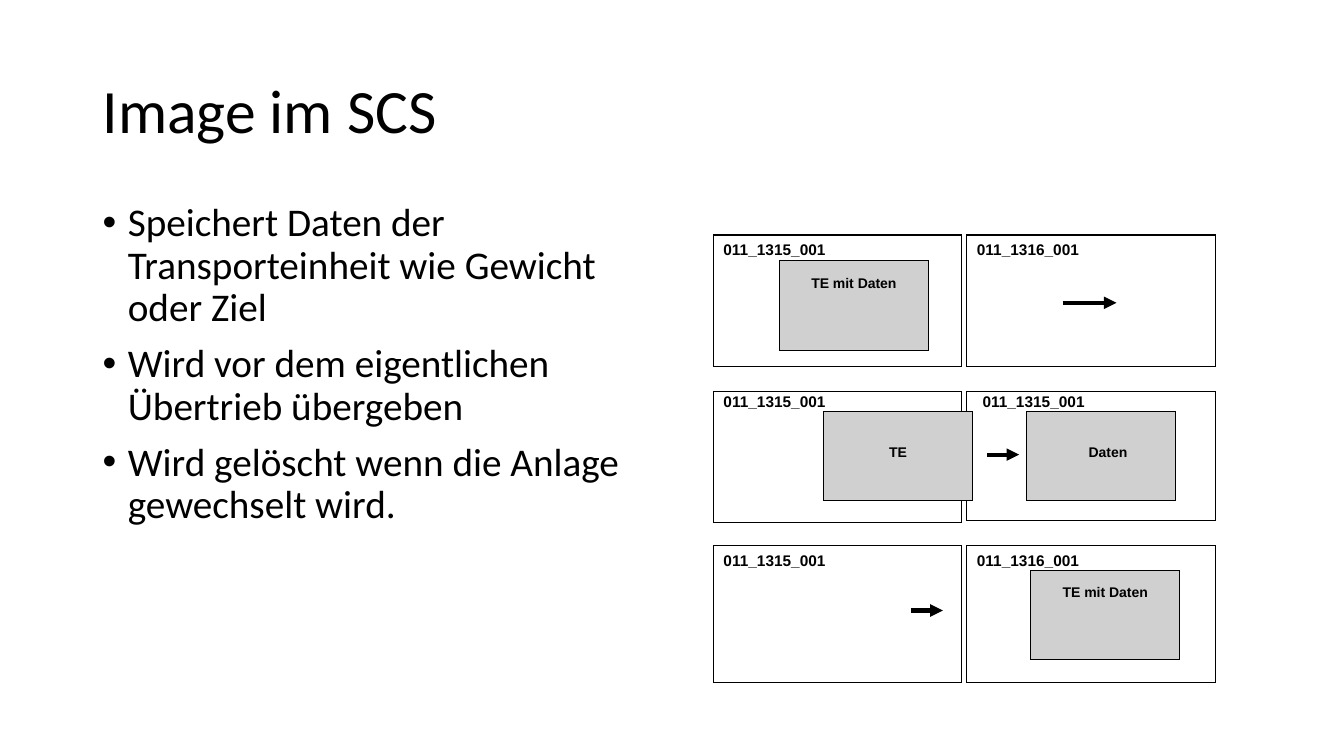
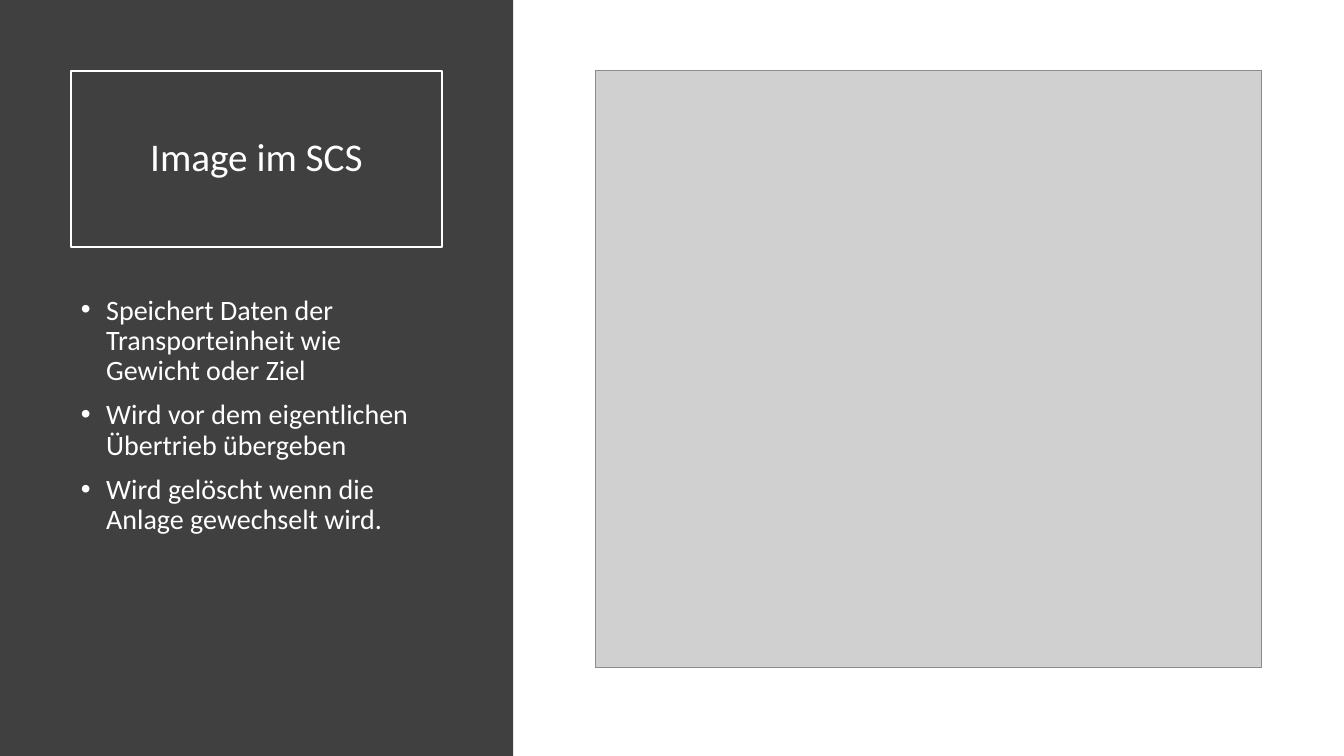
Before and after one commit to AkazeX/Schule, a slide deck: slide 7 of IPA.pptx. Drawn at 1344x756 pixels with LibreOffice and Linux fonts; fonts in the diff are those of the drawing; grey boxes stand for pictures. Boxes give left, top, right and bottom in pixels: in the first picture for what was removed or moved away, otherwise in the second. Text is boxed around its words. In the diff, an @@ line names an element or a change of style, - is before the commit and + after.

```diff
--- a/IPA.pptx
+++ b/IPA.pptx
@@ rectangle added at box(0, 0, 513, 756), fill #404040 @@
@@ title "Image im SCS": place and size @@
-title "Image im SCS" at box(103, 90, 436, 144)
+title "Image im SCS" at box(71, 71, 442, 247)
@@ title "Image im SCS" at box(71, 71, 442, 247): size 44 to 28 pt, text colour #000000 to #FFFFFF; alignment left to centre; outline none to #FFFFFF 1.5 pt @@
@@ picture added at box(596, 71, 1262, 667) @@
@@ text "Speichert Daten der Transporteinheit wie ...": place and size @@
-text "Speichert Daten der Transporteinheit wie ..." at box(128, 208, 619, 525)
+text "Speichert Daten der Transporteinheit wie ..." at box(106, 300, 408, 534)
@@ text "Speichert Daten der Transporteinheit wie ..." at box(106, 300, 408, 534): size 28 to 20 pt, text colour #000000 to #FFFFFF @@
@@ group removed at box(714, 235, 1216, 683): 7 texts, 6 rectangles, 4 pictures, 3 arrows @@
-TE mit Daten
-011_1316_001
-011_1315_001
-TE
-011_1315_001
-011_1315_001
-Daten
-TE mit Daten
-011_1315_001
-011_1316_001
```
Also in this commit, not shown: 18 other slides changed, 2 slides added, 1 slide removed, 1 other file.
